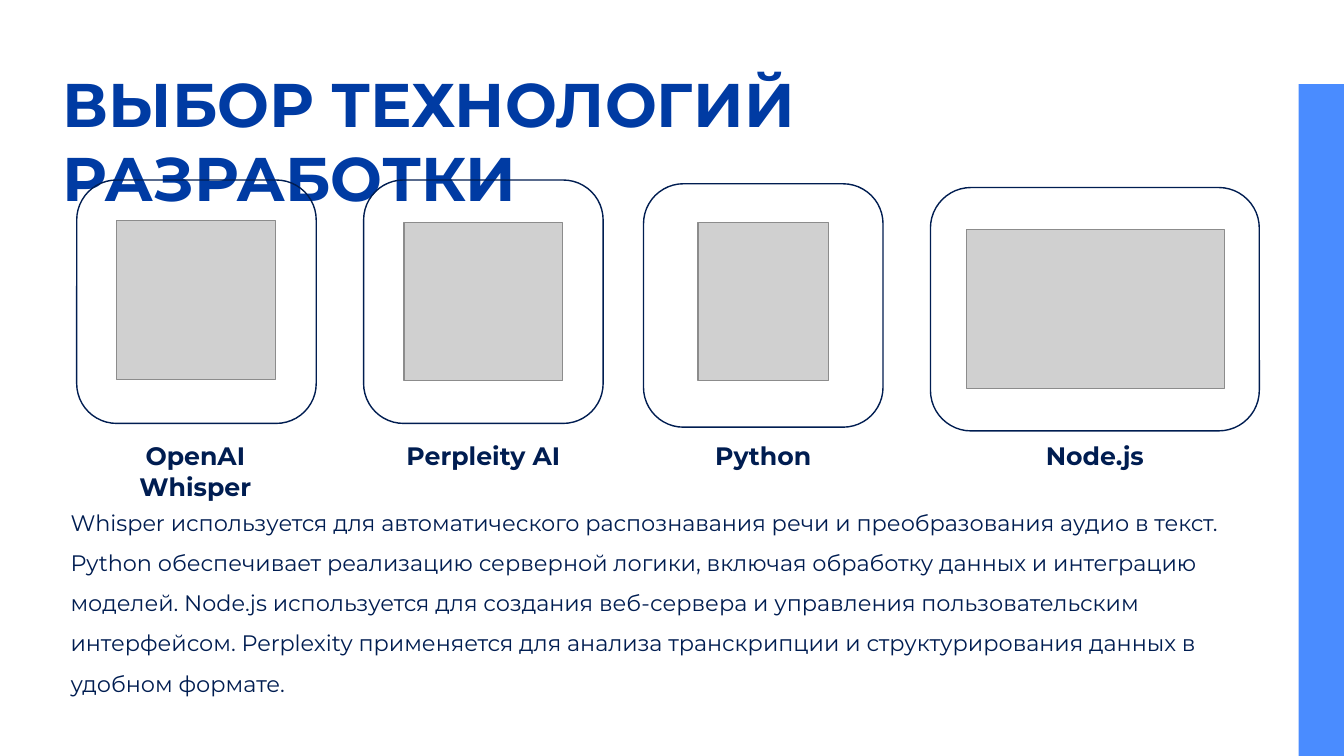
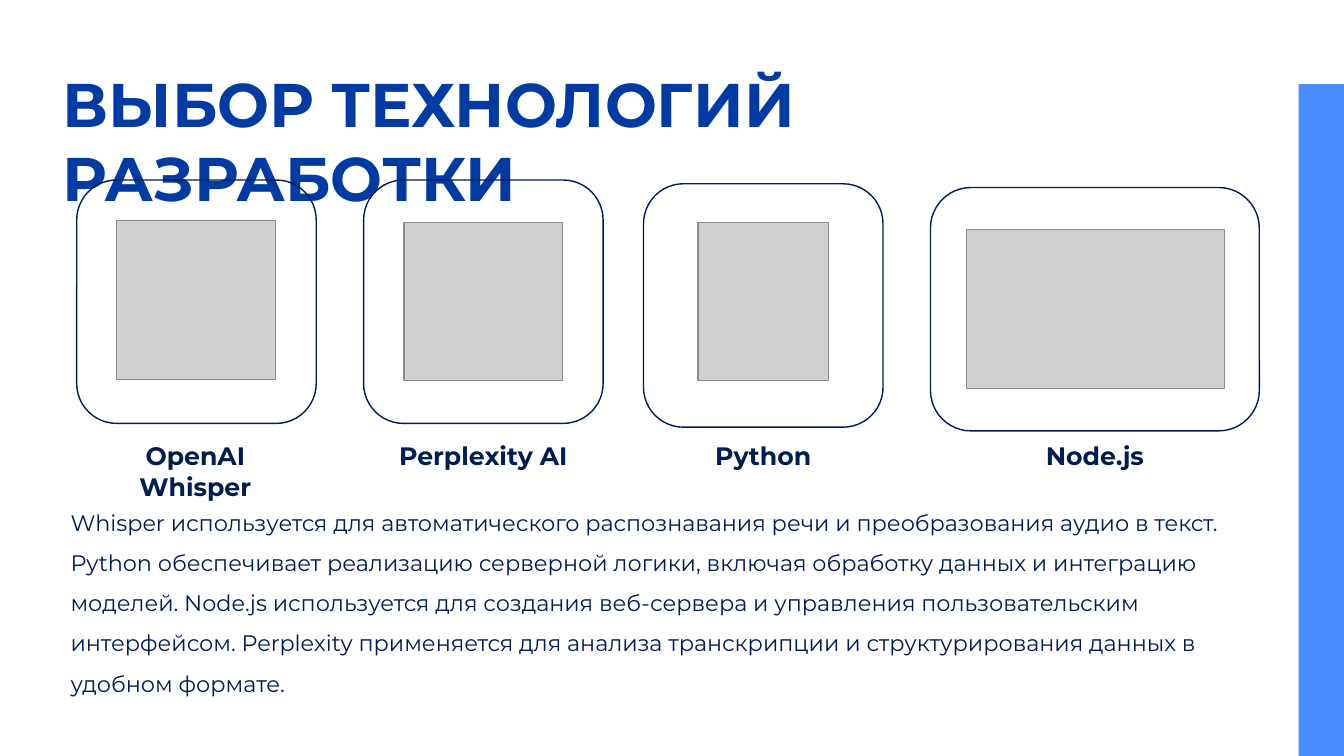
Before and after one commit to maxikfedorov/HACK-TRANSNEFT-ASR, a slide deck: slide 3 of ТрансНефть.pptx. Drawn at 1344x756 pixels with LibreOffice and Linux fonts; fonts in the diff are those of the drawing; grey boxes stand for pictures. Boxes give left, top, right and bottom in pixels: in the first picture for what was removed or moved away, otherwise in the second. Text is boxed around its words. In the diff, an @@ line names an element or a change of style, - is before the commit and + after.

```diff
--- a/ТрансНефть.pptx
+++ b/ТрансНефть.pptx
@@ text at (399, 445, 568, 470): text changed @@
-Perpleity AI
+Perplexity AI
```
Also in this commit, not shown: 1 other file.
